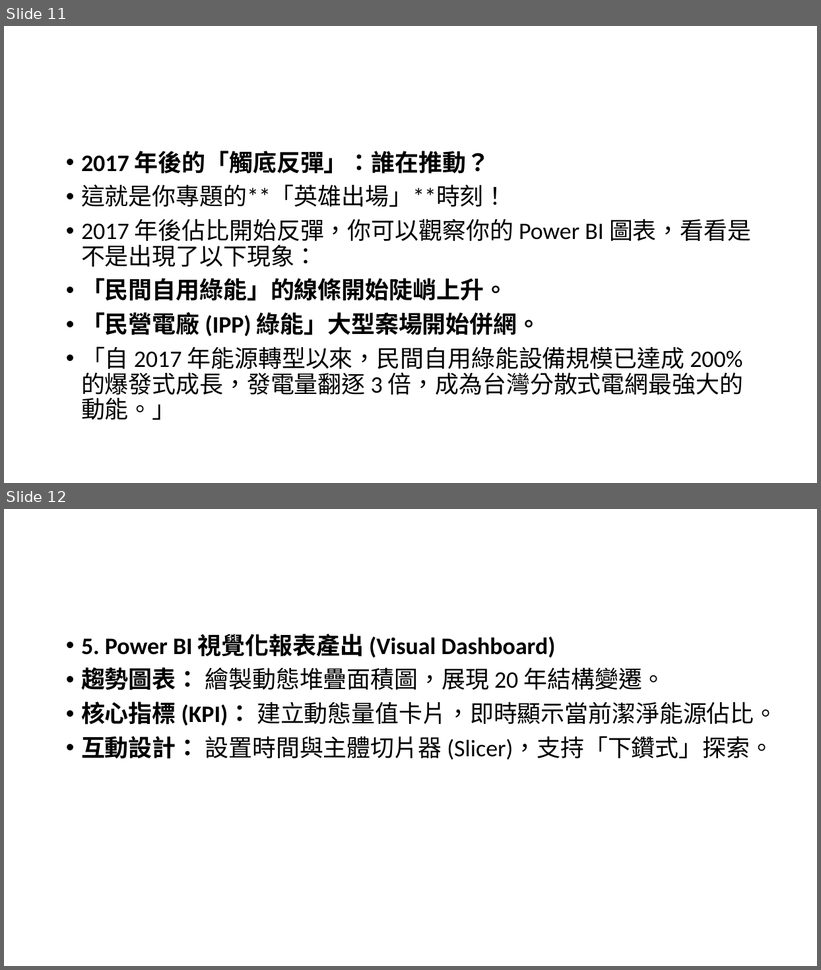
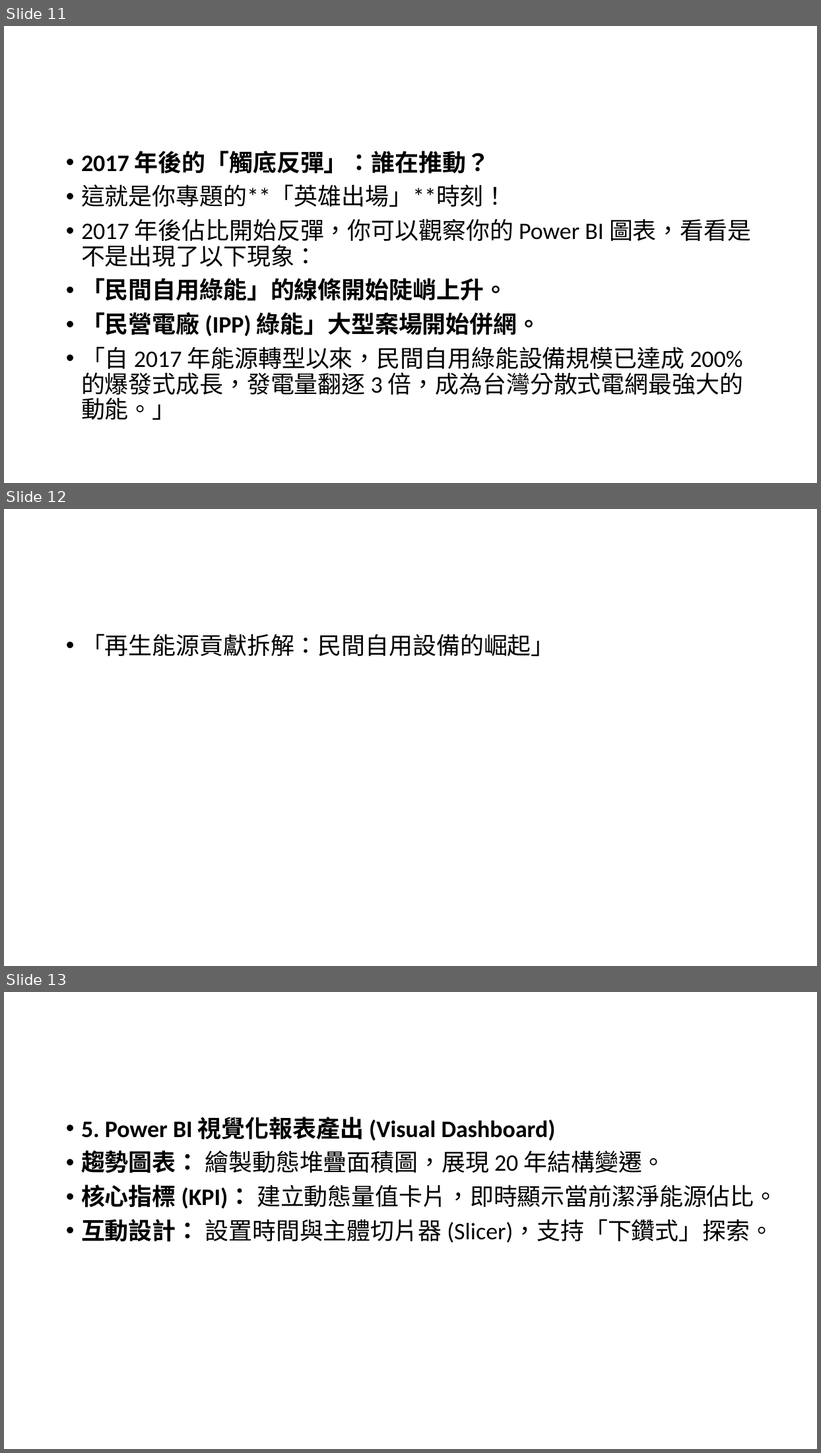
Before and after one commit to ericschu2022-ai/Final_Project, a slide deck: 《誰在推動綠能？——.pptx. Shown one above the other, each under a label of ours: slides 11 and 12 before the commit, slides 11, 12 and 13 after it. The pictures are 821x970 and 821x1453 pixels, drawn with LibreOffice and Linux fonts; fonts in the diff are those of the drawing. Boxes give left, top, right and bottom in pixels: in the first picture for what was removed or moved away, otherwise in the second. Text is boxed around its words. In the diff, an @@ line names an element or a change of style, - is before the commit and + after.

```diff
--- a/《誰在推動綠能？——.pptx
+++ b/《誰在推動綠能？——.pptx
@@ slide 12 added at (4, 509, 817, 966), background #FFFFFF @@
@@ text added at (81, 634, 555, 656), 28 pt, text #000000 @@
+• 「再生能源貢獻拆解：民間自用設備的崛起」
@@ what was slide 12 is now slide 13 @@
```
Also in this commit, not shown: 1 slide changed, 4 other files.
